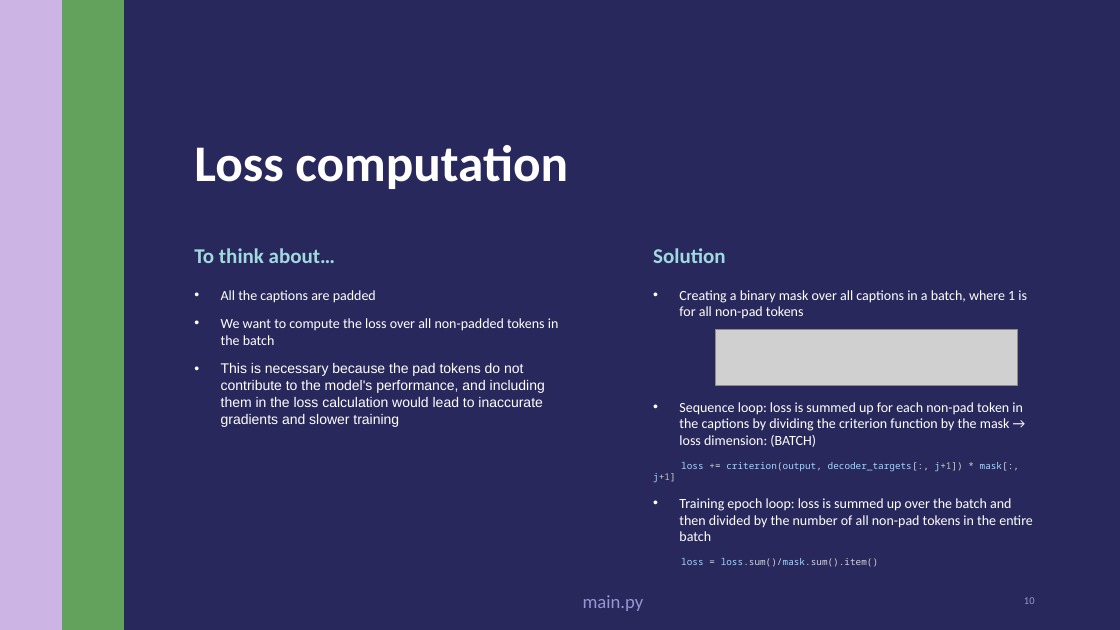
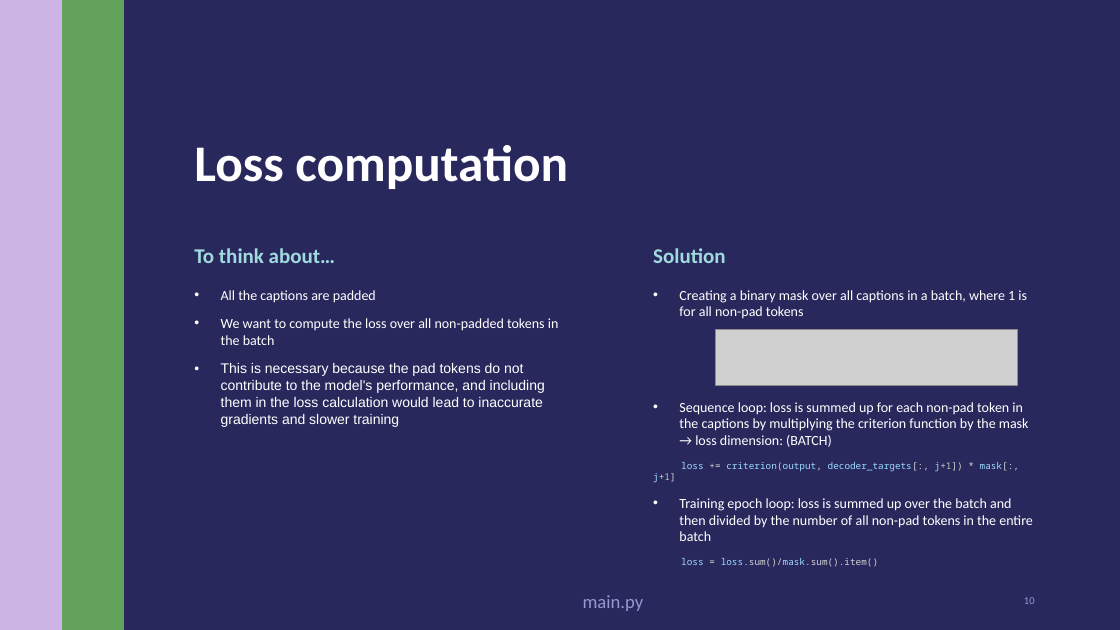
Before and after one commit to nssharmaofficial/ImageCaption_Flickr8k, a slide deck: slide 10 of ImageCaption_Brisudova.pptx. Drawn at 1120x630 pixels with LibreOffice and Linux fonts; fonts in the diff are those of the drawing; grey boxes stand for pictures. Boxes give left, top, right and bottom in pixels: in the first picture for what was removed or moved away, otherwise in the second. Text is boxed around its words. In the diff, an @@ line names an element or a change of style, - is before the commit and + after.

```diff
--- a/ImageCaption_Brisudova.pptx
+++ b/ImageCaption_Brisudova.pptx
@@ text at (x1=679, y1=402, x2=1029, y2=447): text changed @@
-• Sequence loop: loss is summed up for each non-pad token in the captions by dividing the criterion function by the mask → loss dimension: (BATCH)
+• Sequence loop: loss is summed up for each non-pad token in the captions by multiplying the criterion function by the mask → loss dimension: (BATCH)
```
